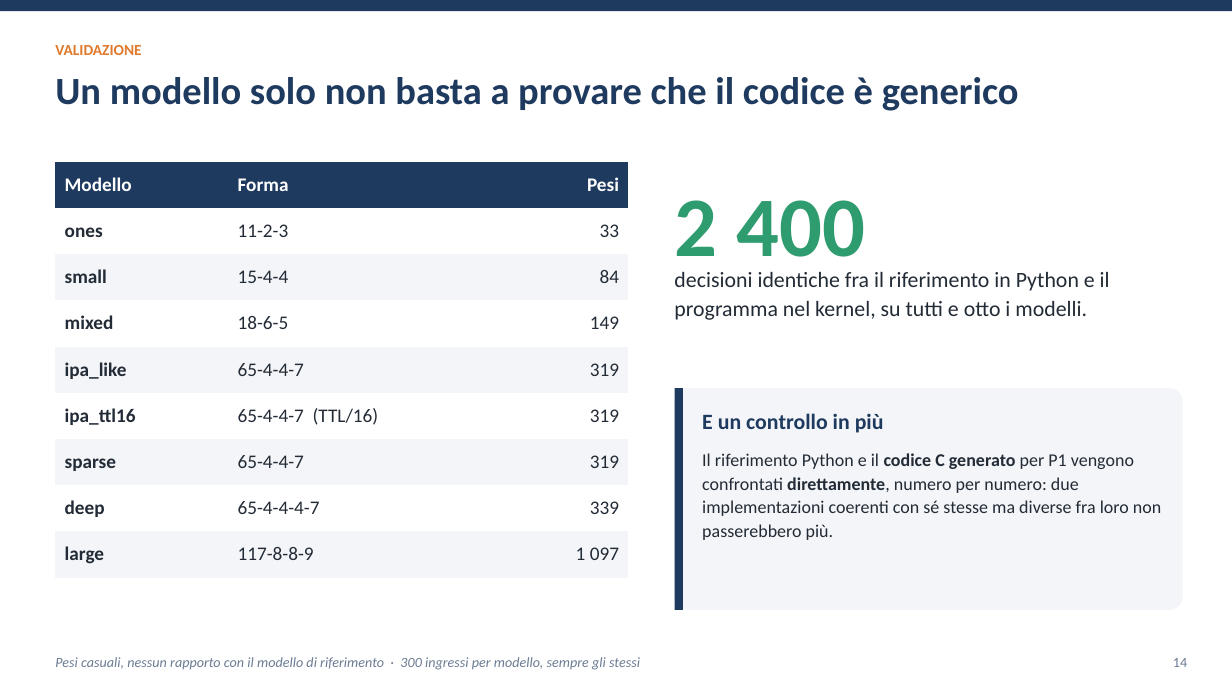
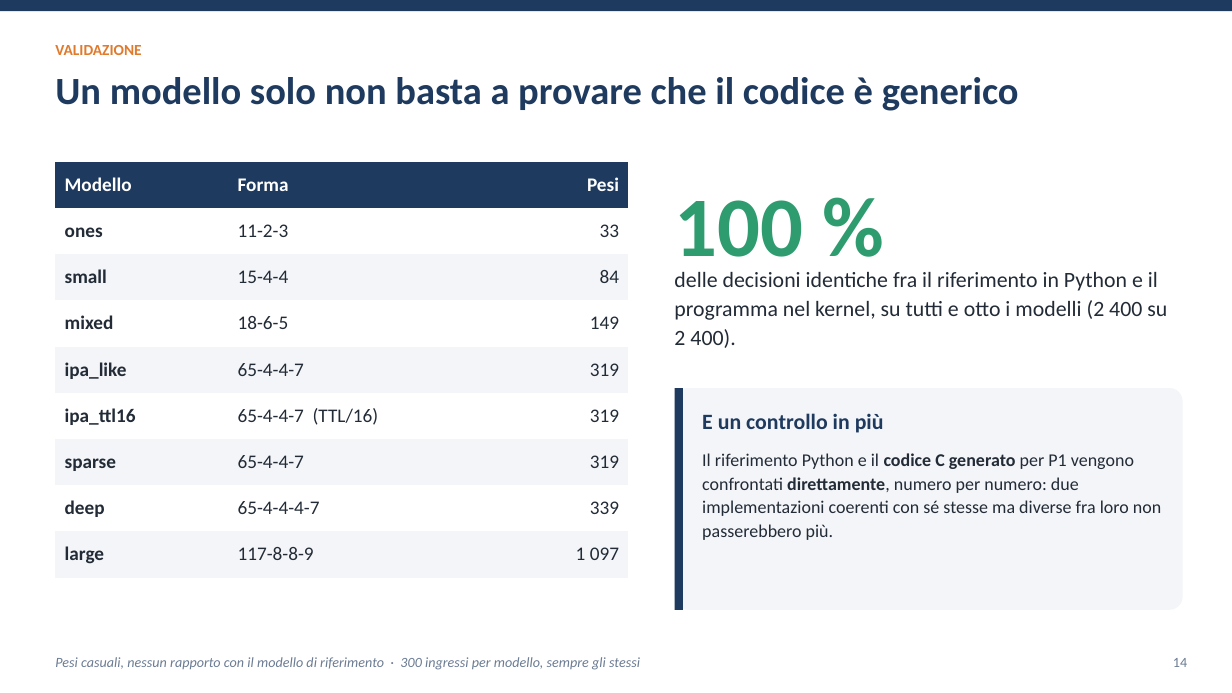
Before and after one commit to ettore-cantile/ipa_lab, a slide deck: slide 14 of docs/Inferenza di una rete neurale nel kernel Linux con eBPF XDP.pptx. Drawn at 1232x693 pixels with LibreOffice and Linux fonts; fonts in the diff are those of the drawing. Boxes give left, top, right and bottom in pixels: in the first picture for what was removed or moved away, otherwise in the second. Text is boxed around its words. In the diff, an @@ line names an element or a change of style, - is before the commit and + after.

```diff
--- a/docs/Inferenza di una rete neurale nel kernel Linux con eBPF XDP.pptx
+++ b/docs/Inferenza di una rete neurale nel kernel Linux con eBPF XDP.pptx
@@ text at [674,200,803,276]: text changed @@
-2 400
+100 %
@@ text at [674,272,1167,348]: text changed @@
-decisioni identiche fra il riferimento in Python e il programma nel kernel, su tutti e otto i modelli.
+delle decisioni identiche fra il riferimento in Python e il programma nel kernel, su tutti e otto i modelli (2 400 su 2 400).
```
Also in this commit, not shown: 6 other slides changed, 5 other files.
